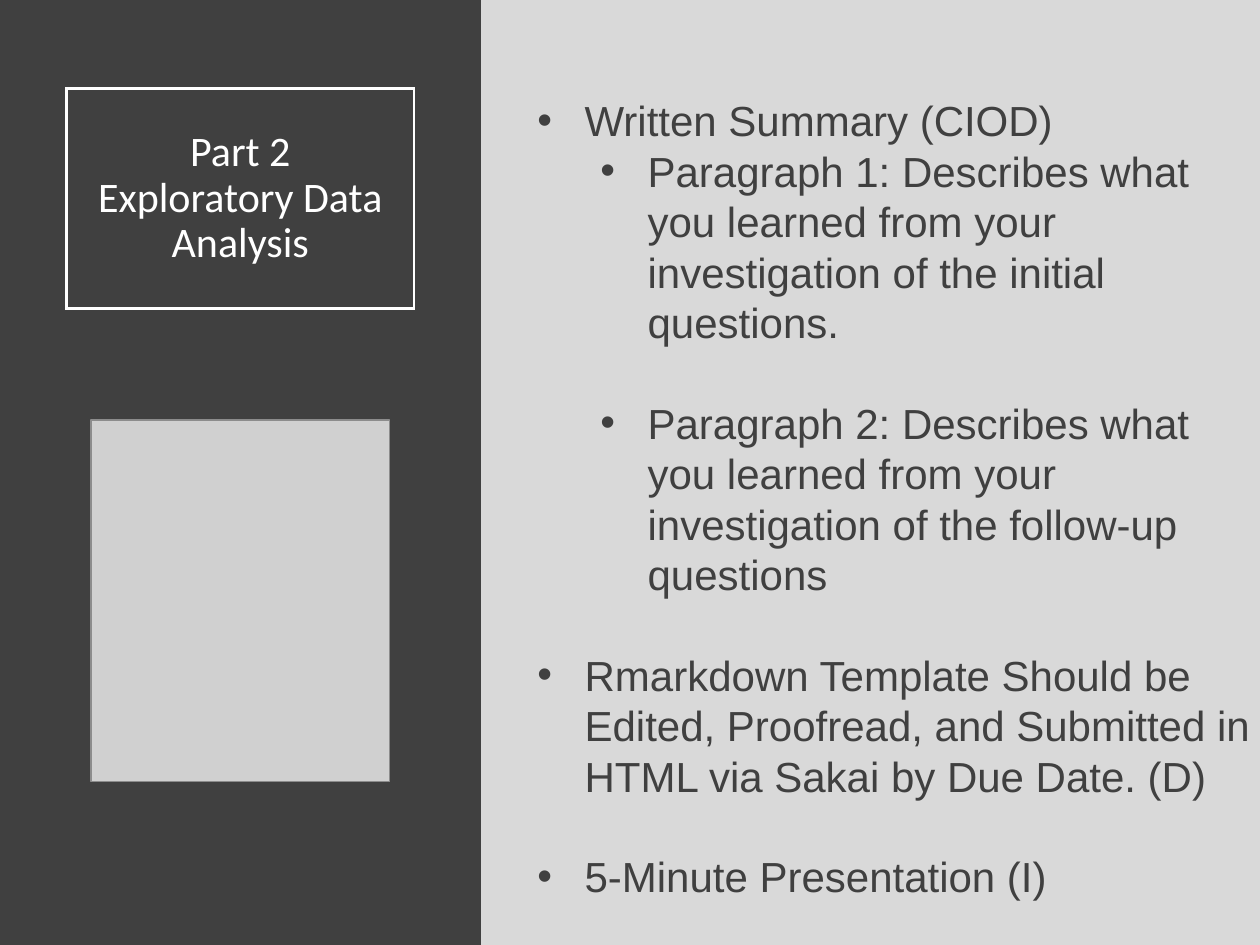
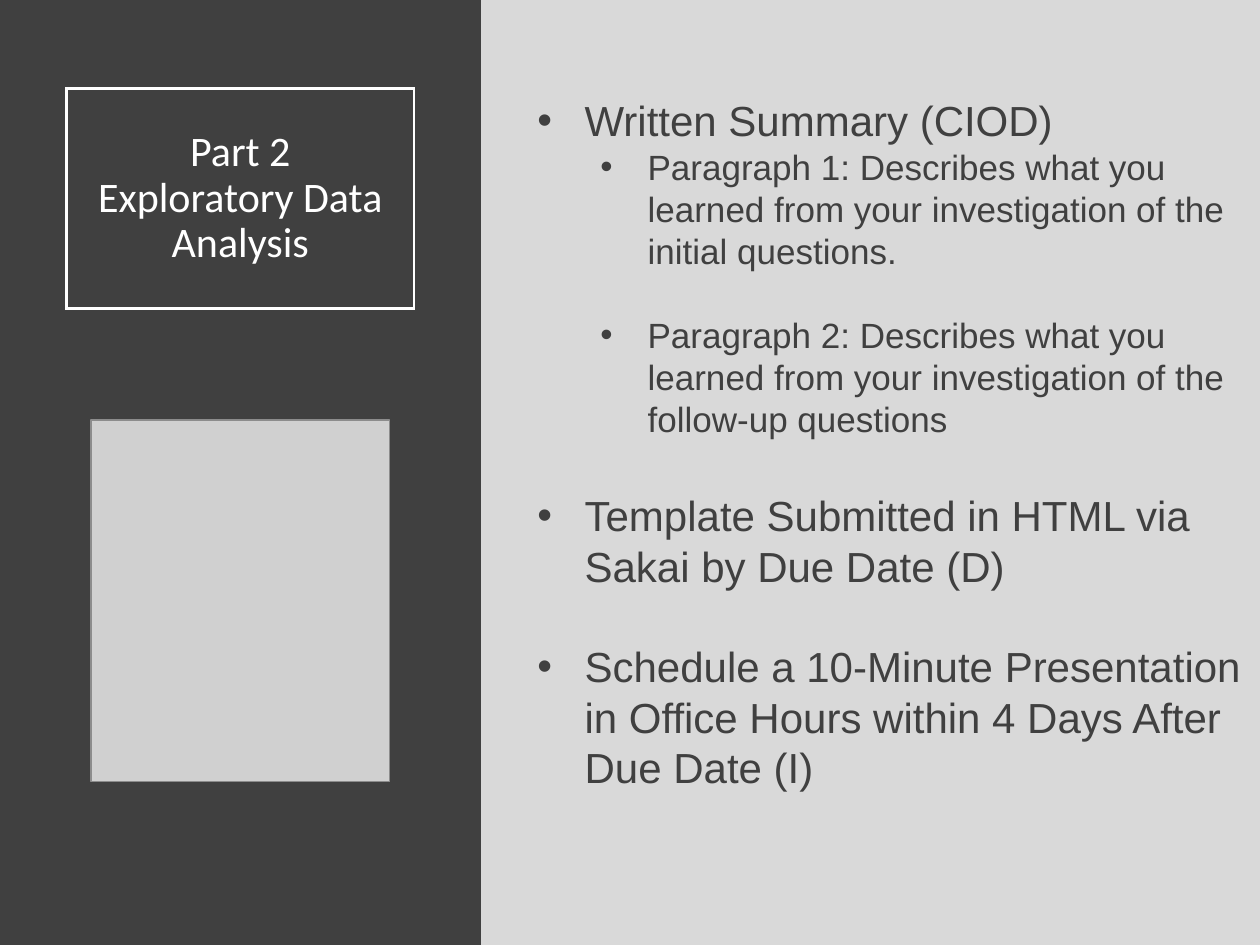
Before and after one commit to SuperMarioGiacomazzo/STOR320_WEBSITE, a slide deck: slide 14 of Lecture/Final Project 1/Final_Project_1_Lecture.pptx. Drawn at 1260x945 pixels with LibreOffice and Linux fonts; fonts in the diff are those of the drawing; grey boxes stand for pictures. Boxes give left, top, right and bottom in pixels: in the first picture for what was removed or moved away, otherwise in the second. Text is boxed around its words. In the diff, an @@ line names an element or a change of style, - is before the commit and + after.

```diff
--- a/Lecture/Final Project 1/Final_Project_1_Lecture.pptx
+++ b/Lecture/Final Project 1/Final_Project_1_Lecture.pptx
@@ text at <box>648,154,1224,439</box>: size 24 to 20 pt in "Paragraph 1: Describes what you learned from ...", "Paragraph 2: Describes what you learned from ..." @@
@@ text at <box>585,500,1241,792</box>: text changed @@
-• Rmarkdown Template Should be Edited, Proofread, and Submitted in HTML via Sakai by Due Date. (D)
-• 5-Minute Presentation (I)
+• Template Submitted in HTML via Sakai by Due Date (D)
+• Schedule a 10-Minute Presentation in Office Hours within 4 Days After Due Date (I)
```
Also in this commit, not shown: 15 other slides changed, 3 other files.
